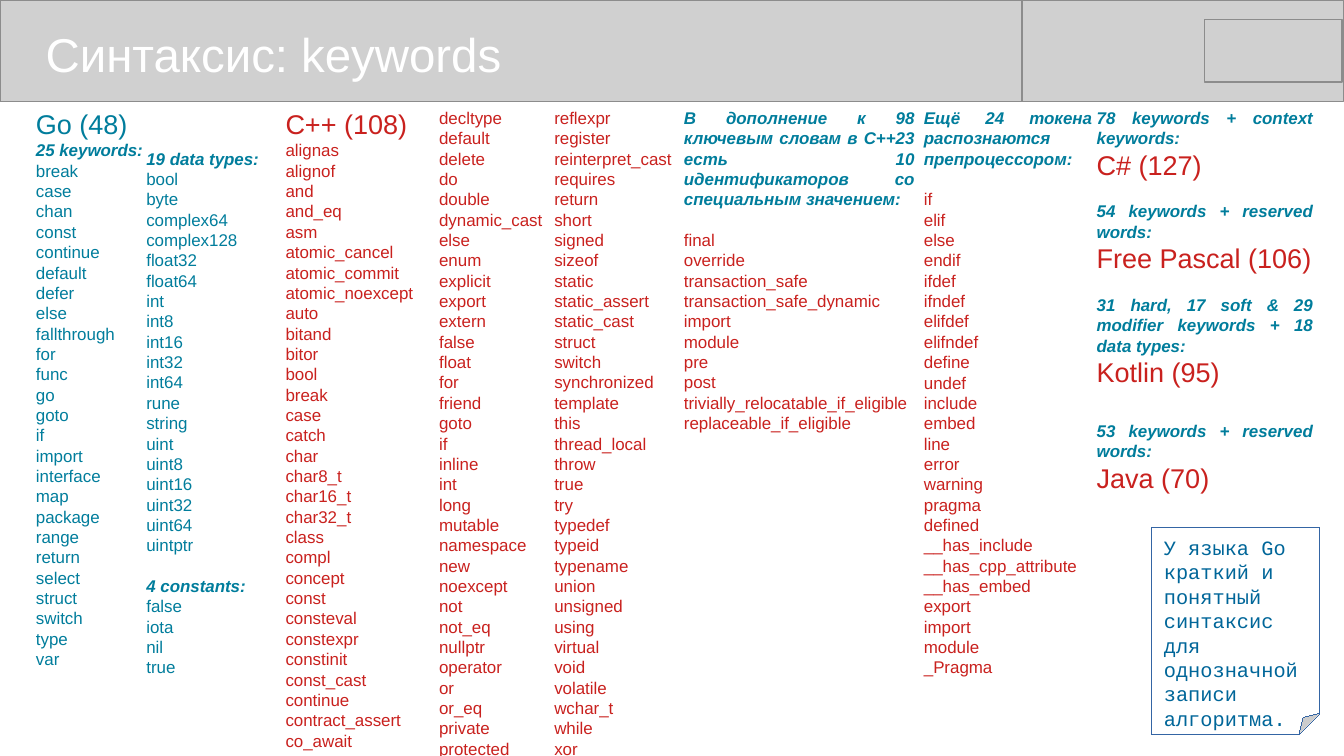
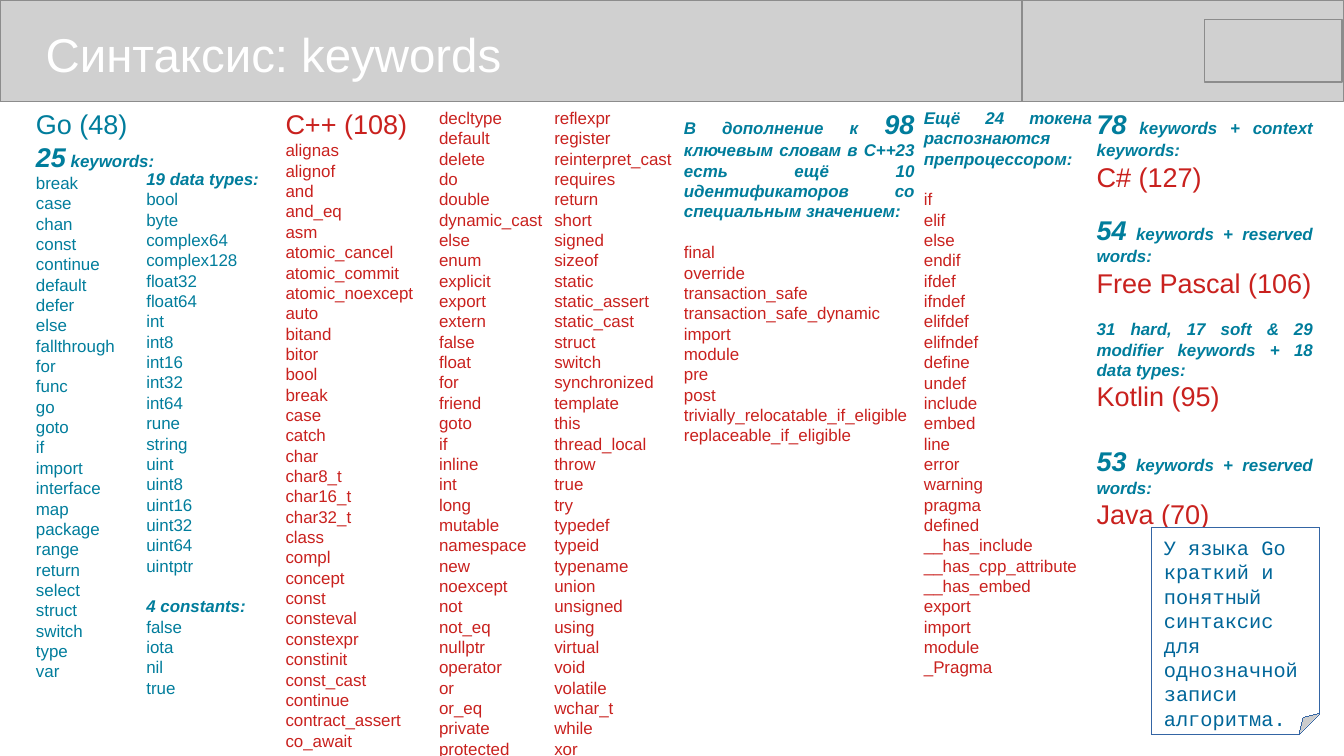
Before and after one commit to mike-shock/Go_language, a slide deck: slide 12 of Go_Preview.odp. Drawn at 1344x756 pixels with LibreOffice and Linux fonts; fonts in the diff are those of the drawing; grey boxes stand for pictures. Boxes give left, top, right and bottom in pixels: in the first picture for what was removed or moved away, otherwise in the second. Text is boxed around its words. In the diff, an @@ line names an element or a change of style, - is before the commit and + after.

```diff
--- a/Go_Preview.odp
+++ b/Go_Preview.odp
@@ text "19 data types:": place and size @@
-text "19 data types:" at box(146, 152, 259, 673)
+text "19 data types:" at box(146, 172, 259, 694)
@@ text at box(684, 115, 915, 221): text changed @@
-В дополнение к 98 ключевым словам в C++23 есть 10 идентификаторов со специальным значением:
+В дополнение к 98 ключевым словам в C++23 есть ещё 10 идентификаторов со специальным значением:
@@ text at box(1097, 115, 1313, 494): size 10 to 16 pt in "78", "54", "53" @@
@@ text at box(36, 148, 155, 171): size 10 to 16 pt in "25" @@
```
Also in this commit, not shown: 5 other slides changed, 1 slide removed, 1 other file.
